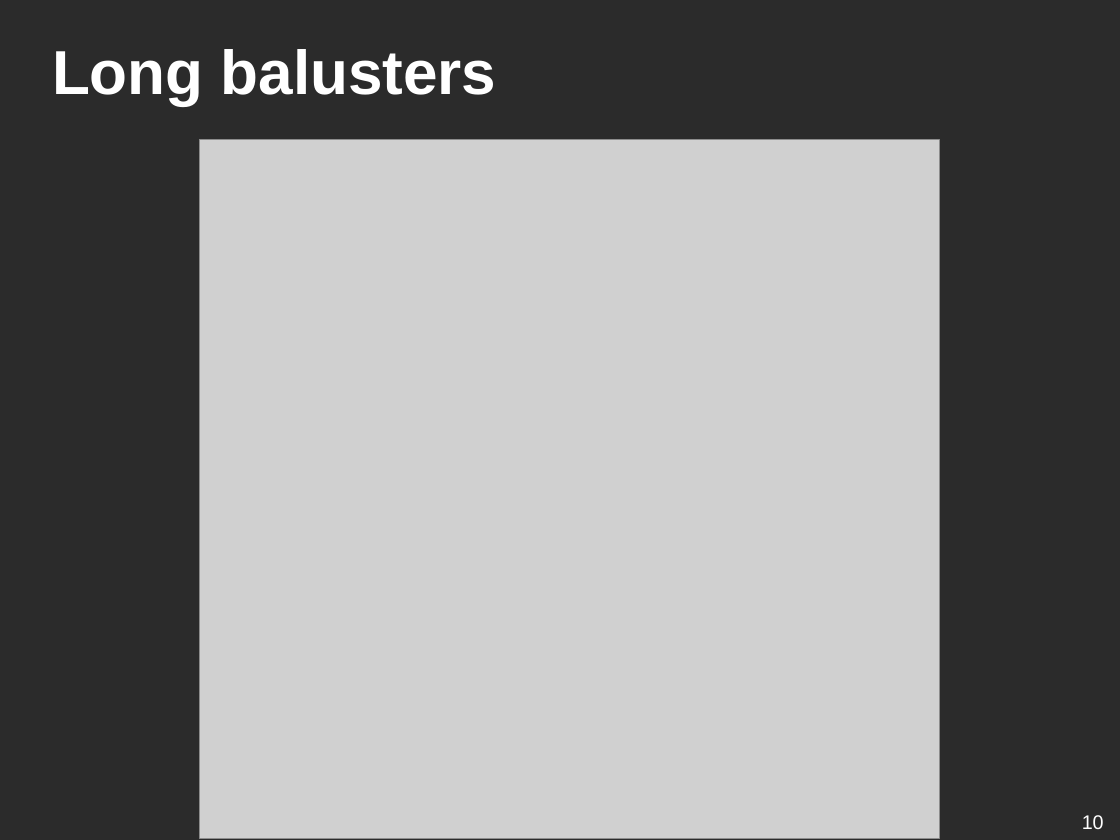
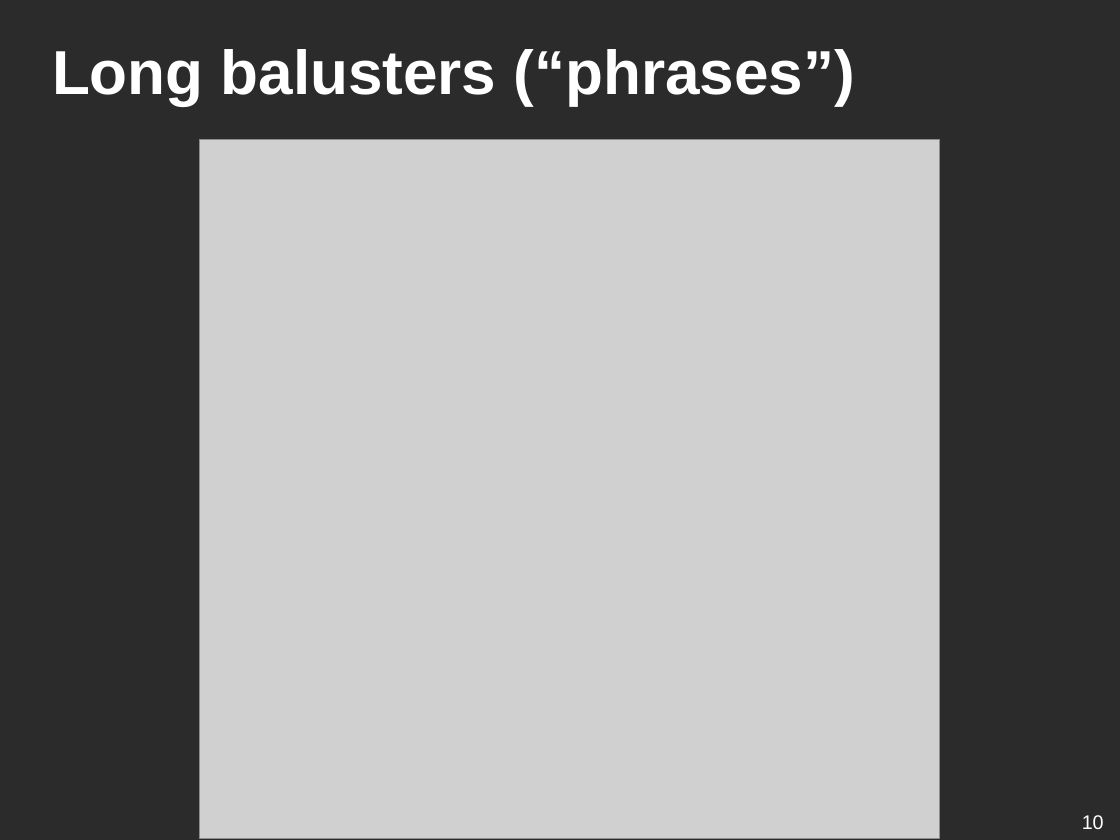
Before and after one commit to ufal/lsd, a slide deck: slide 10 of conferences/2019-blackbox-balustrades/presentation.odp. Drawn at 1120x840 pixels with LibreOffice and Linux fonts; fonts in the diff are those of the drawing; grey boxes stand for pictures; background and template pictures are left out; a plain dark background stands for a picture behind light text. Boxes give left, top, right and bottom in pixels: in the first picture for what was removed or moved away, otherwise in the second. Text is boxed around its words. In the diff, an @@ line names an element or a change of style, - is before the commit and + after.

```diff
--- a/conferences/2019-blackbox-balustrades/presentation.odp
+++ b/conferences/2019-blackbox-balustrades/presentation.odp
@@ title at box(52, 49, 855, 106): text changed @@
-Long balusters
+Long balusters (“phrases”)
```
Also in this commit, not shown: 2 other slides changed.
